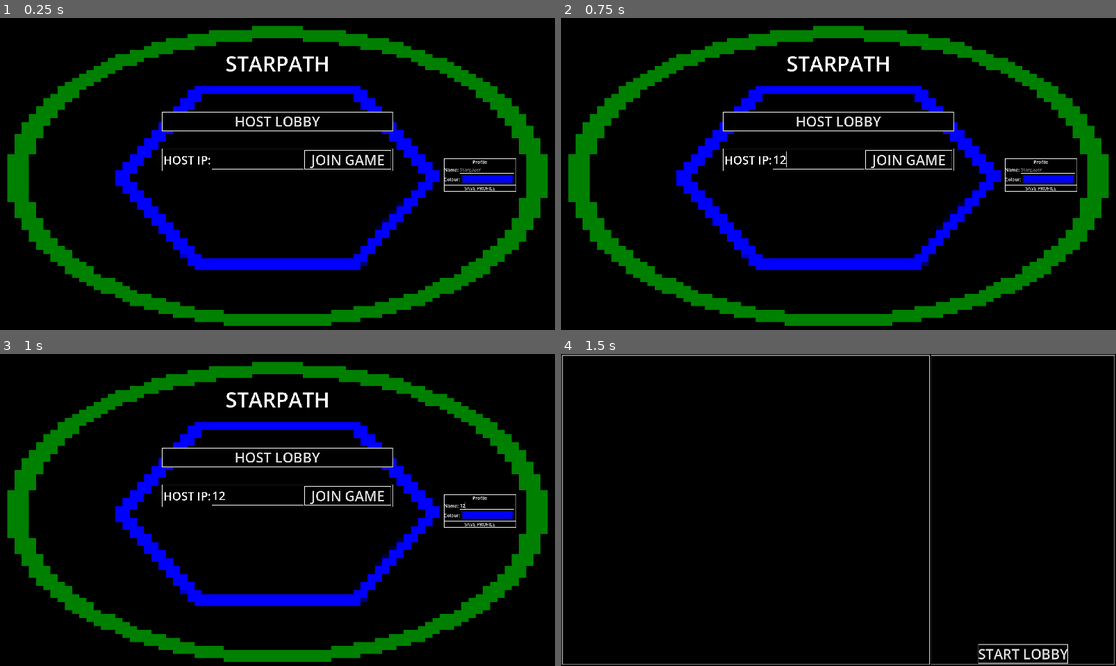
Above: before the commit, frames 1-4 (two rows, left to right).
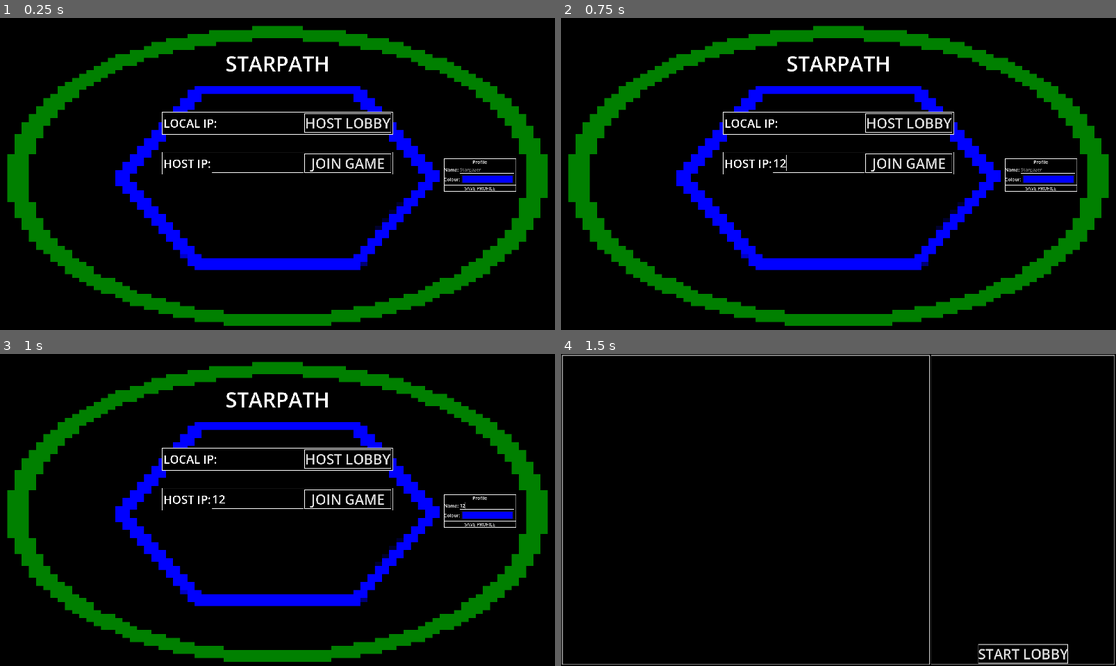
Above: after the commit, the same moments.

Repository: snhumphr/starpath
Game: Godot game, scene res://scenes/main_menu.tscn
The game is run twice, just before and just after one commit, with the same random seed, the same clock (stepped at 60 frames per second) and the same inputs.
Inputs (mouse positions are in pixels of both pictures, inside the frame that each line leads up to):
- Up to frame 1 (0.25 s): no input
- Up to frame 2 (0.75 s): click (816, 158) at 0.52 s; type "12" at 0.6 s
- Up to frame 3 (1 s): click (488, 506) at 0.75 s; type "12" at 0.83 s
- Up to frame 4 (1.5 s): click "HOST LOBBY" at 1.25 s

The runs differ from the first frame. In frame 1, 1.5% of the frame differs, in the area x 29-71%, y 30-51%; in frame 2, 1.5%; in frame 3, 1.5%; in frame 4, nothing differs.
Error before the commit: Out of bounds get index '0' (on base: 'PackedStringArray') (res://scripts/main_menu.gd:25)
Error after the commit: Out of bounds get index '0' (on base: 'PackedStringArray') (res://scripts/main_menu.gd:26)

Commit message:
Changes the main menu to display a guess(still likely needs refining) at the local IP address used for hosting.

Diff:
--- a/scenes/main_menu.tscn
+++ b/scenes/main_menu.tscn
@@ -77,7 +77,32 @@
 size_flags_horizontal = 4
 theme_override_constants/separation = 60
 
-[node name="HostButton" type="Button" parent="MenuBar/VBoxContainer" unique_id=1834465800]
+[node name="HostRow" type="PanelContainer" parent="MenuBar/VBoxContainer" unique_id=2022663265]
+layout_mode = 2
+theme_override_styles/panel = ExtResource("1_l6cm7")
+
+[node name="MarginContainer" type="MarginContainer" parent="MenuBar/VBoxContainer/HostRow" unique_id=1629983443]
+layout_mode = 2
+theme_override_constants/margin_left = 6
+theme_override_constants/margin_top = 6
+theme_override_constants/margin_right = 6
+theme_override_constants/margin_bottom = 6
+
+[node name="HBoxContainer" type="HBoxContainer" parent="MenuBar/VBoxContainer/HostRow/MarginContainer" unique_id=1304861729]
+layout_mode = 2
+
+[node name="Label" type="Label" parent="MenuBar/VBoxContainer/HostRow/MarginContainer/HBoxContainer" unique_id=78814817]
+layout_mode = 2
+theme_override_font_sizes/font_size = 40
+text = "LOCAL IP:"
+
+[node name="LineEdit" type="Label" parent="MenuBar/VBoxContainer/HostRow/MarginContainer/HBoxContainer" unique_id=2094789382]
+layout_mode = 2
+size_flags_horizontal = 3
+theme_override_colors/font_color = Color(1, 1, 1, 1)
+theme_override_font_sizes/font_size = 40
+
+[node name="HostButton" type="Button" parent="MenuBar/VBoxContainer/HostRow/MarginContainer/HBoxContainer" unique_id=1834465800]
 custom_minimum_size = Vector2(300, 0)
 layout_mode = 2
 focus_mode = 0
@@ -273,6 +298,6 @@
 layout_mode = 1
 
 [connection signal="start_game" from="." to="." method="_on_start_game"]
-[connection signal="pressed" from="MenuBar/VBoxContainer/HostButton" to="." method="_on_host_button_pressed"]
+[connection signal="pressed" from="MenuBar/VBoxContainer/HostRow/MarginContainer/HBoxContainer/HostButton" to="." method="_on_host_button_pressed"]
 [connection signal="pressed" from="MenuBar/VBoxContainer/JoinRow/MarginContainer/HBoxContainer/JoinButton" to="." method="_on_join_button_pressed"]
 [connection signal="pressed" from="MenuBar/ProfileBox/VBoxContainer/SaveButton" to="." method="_on_save_button_pressed"]
--- a/scripts/main_menu.gd
+++ b/scripts/main_menu.gd
@@ -2,13 +2,14 @@
 
 var current_profile: Dictionary
 @onready var JoinRow: PanelContainer = self.get_node("MenuBar/VBoxContainer/JoinRow")
+@onready var HostRow: PanelContainer = self.get_node("MenuBar/VBoxContainer/HostRow")
 @onready var ProfileBox: PanelContainer = self.get_node("MenuBar/ProfileBox")
 @onready var Lobby: Control = self.get_node("Lobby")
 
 const PORT: int = 7653
 const PROFILE_PATH = "user://profile.json"
 const JOIN_IP_PATH = "user://joinip.txt"
-var host_IP: String
+var host_IP: String = "HOST IP NOT FOUND"
 var join_IP: String
 
 signal start_game(players: Dictionary)
@@ -23,9 +24,8 @@
 		self.host_IP = IP.resolve_hostname(str(OS.get_environment("COMPUTERNAME")), IP.TYPE_IPV4)
 	else: #This needs testing on non-windows devices
 		self.host_IP = IP.get_local_addresses()[0] #TODO: likely needs serious filtering
-	#self.host_IP = "localhost" #TESTING ONLY
 
-	print("HOST IP: " + self.host_IP)
+	self.HostRow.get_node("MarginContainer/HBoxContainer/LineEdit").set_text(self.host_IP)
 
 	if FileAccess.file_exists(JOIN_IP_PATH):
 		var file = FileAccess.open(JOIN_IP_PATH, FileAccess.READ)
